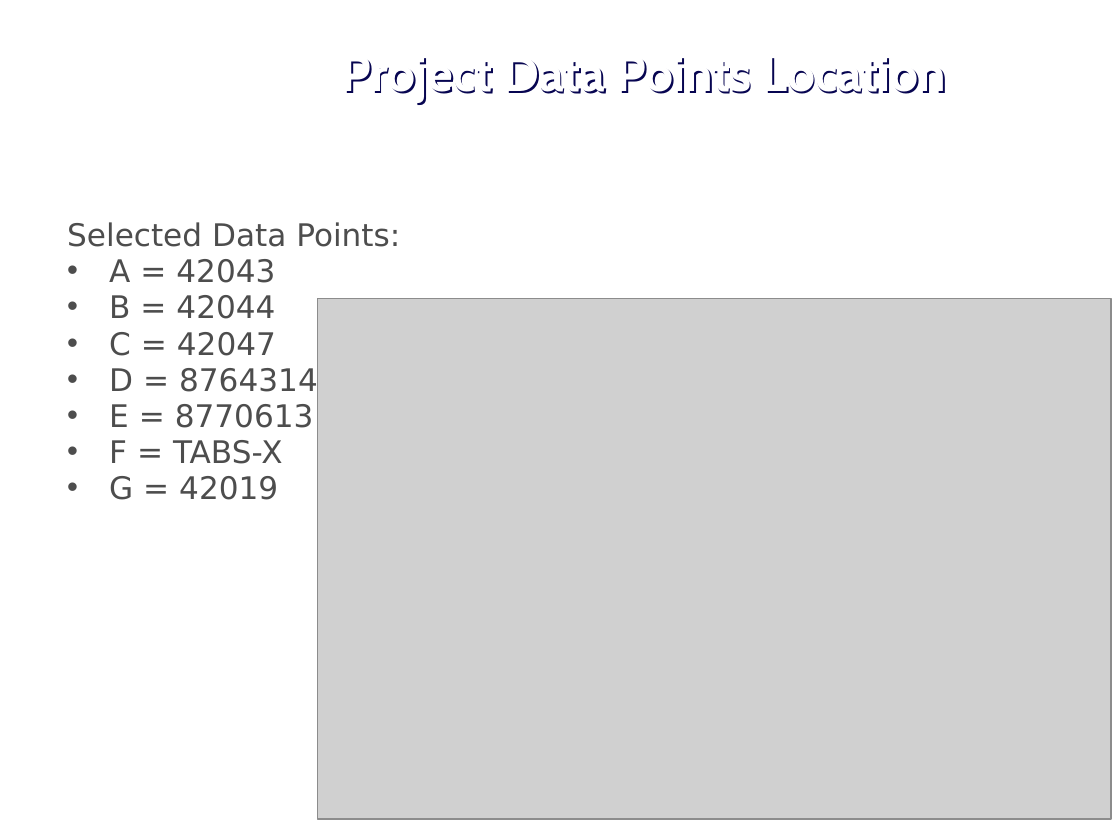
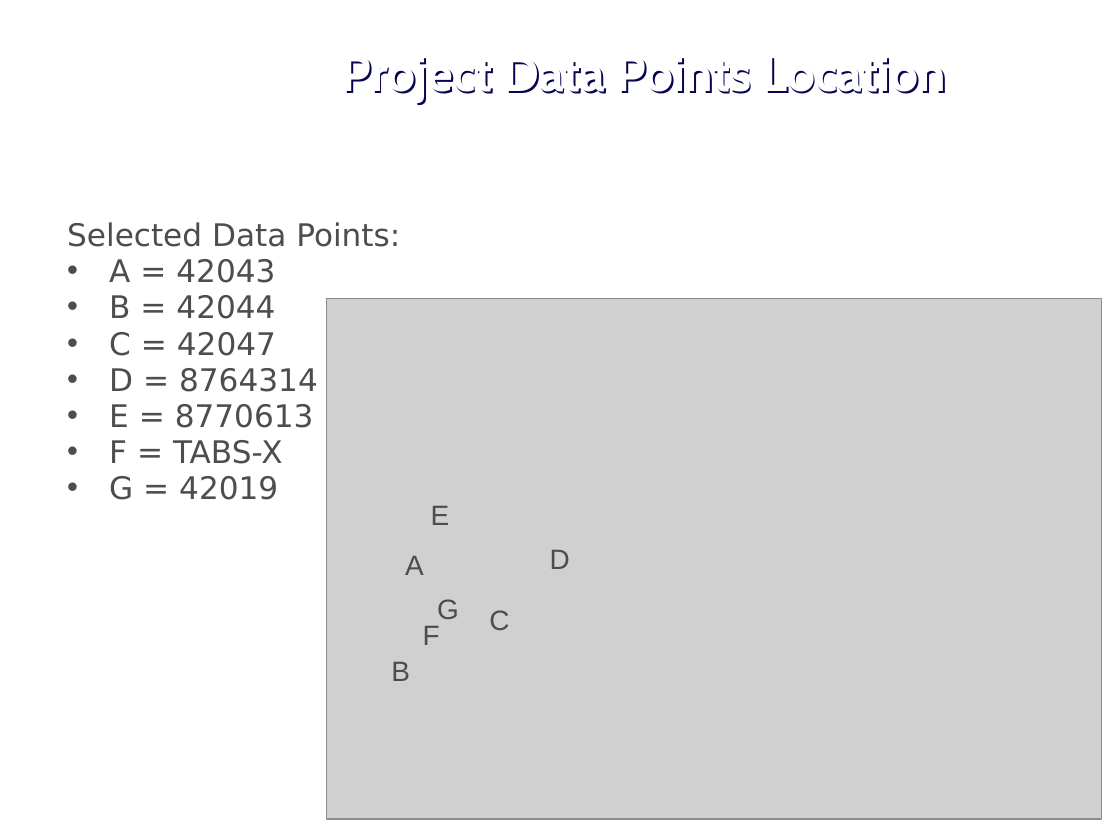
Before and after one commit to j1-aggie/Hurricane_Harvey_Analysis, a slide deck: slide 5 of Final Presentation.pptx. Drawn at 1120x840 pixels with LibreOffice and Linux fonts; fonts in the diff are those of the drawing; grey boxes stand for pictures; background and template pictures are left out. Boxes give left, top, right and bottom in pixels: in the first picture for what was removed or moved away, otherwise in the second. Text is boxed around its words. In the diff, an @@ line names an element or a change of style, - is before the commit and + after.

Commit message:
Add files via upload
updated the ppt

```diff
--- a/Final Presentation.pptx
+++ b/Final Presentation.pptx
@@ picture: place and size @@
-picture at [317, 299, 1111, 820]
+picture at [326, 299, 1101, 820]
@@ text added at [431, 506, 450, 525], 18 pt, text #4D4D4D @@
+E
@@ text added at [405, 556, 424, 575], 18 pt, text #4D4D4D @@
+A
@@ text added at [550, 550, 570, 569], 18 pt, text #4D4D4D @@
+D
@@ text added at [437, 599, 459, 619], 18 pt, text #4D4D4D @@
+G
@@ text added at [423, 626, 440, 645], 18 pt, text #4D4D4D @@
+F
@@ text added at [489, 610, 509, 630], 18 pt, text #4D4D4D @@
+C
@@ text added at [391, 662, 410, 681], 18 pt, text #4D4D4D @@
+B
```
Also in this commit, not shown: 1 slide removed.
